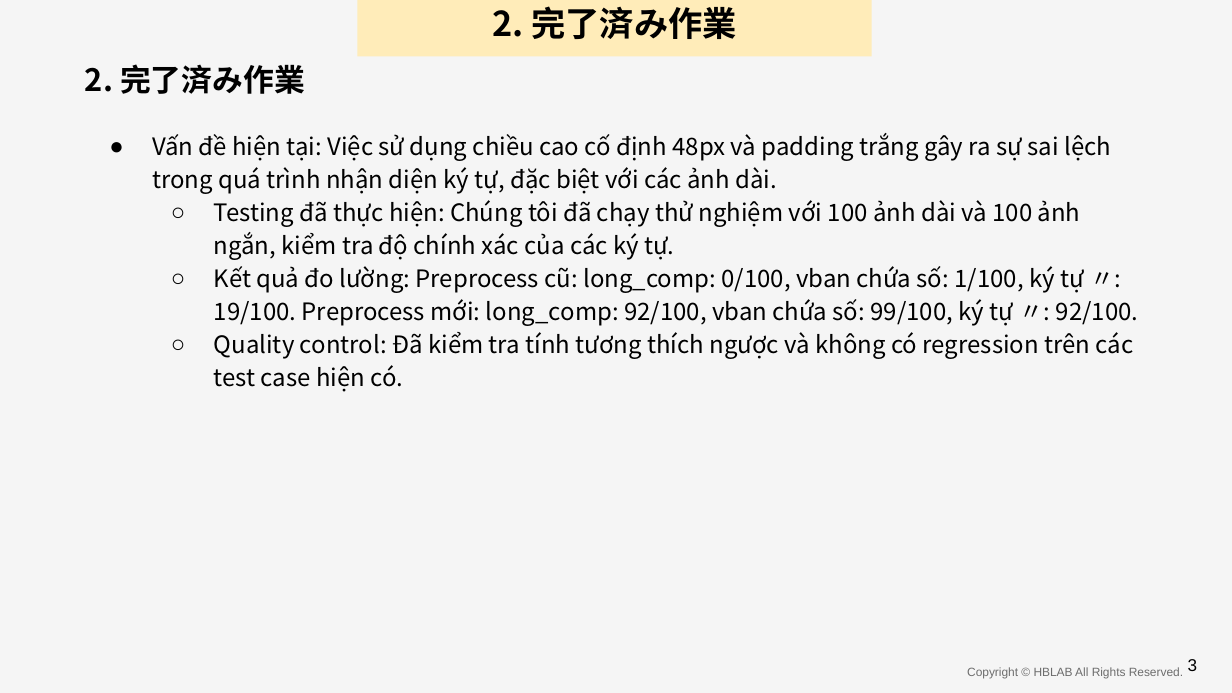
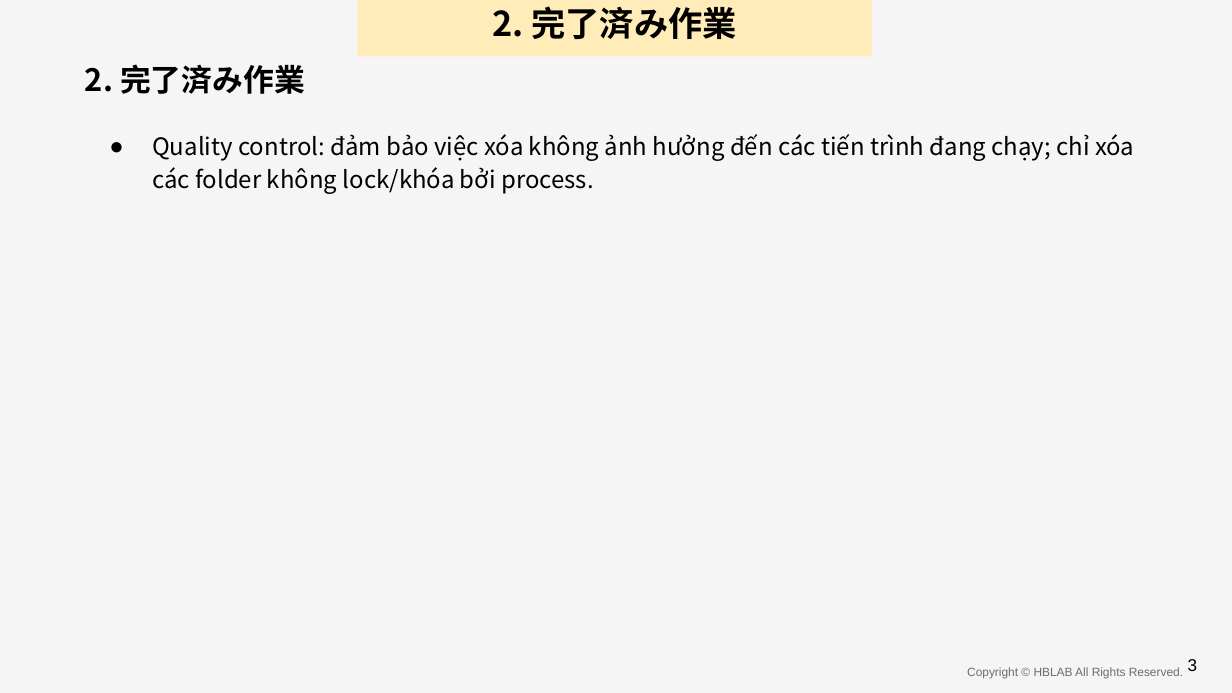
Before and after one commit to anhnvVNU/slide_maker, a slide deck: slide 19 of output/final_presentation.pptx. Drawn at 1232x693 pixels with LibreOffice and Linux fonts; fonts in the diff are those of the drawing; background and template pictures are left out. Boxes give left, top, right and bottom in pixels: in the first picture for what was removed or moved away, otherwise in the second. Text is boxed around its words. In the diff, an @@ line names an element or a change of style, - is before the commit and + after.

```diff
--- a/output/final_presentation.pptx
+++ b/output/final_presentation.pptx
@@ text at <box>152,134,1134,194</box>: text changed @@
-● Vấn đề hiện tại: Việc sử dụng chiều cao cố định 48px và padding trắng gây ra sự sai lệch trong quá trình nhận diện ký tự, đặc biệt với các ảnh dài.
-  ○ Testing đã thực hiện: Chúng tôi đã chạy thử nghiệm với 100 ảnh dài và 100 ảnh ngắn, kiểm tra độ chính xác của các ký tự.
-  ○ Kết quả đo lường: Preprocess cũ: long_comp: 0/100, vban chứa số: 1/100, ký tự 〃: 19/100. Preprocess mới: long_comp: 92/100, vban chứa số: 99/100, ký tự 〃: 92/100.
-  ○ Quality control: Đã kiểm tra tính tương thích ngược và không có regression trên các test case hiện có.
+● Quality control: đảm bảo việc xóa không ảnh hưởng đến các tiến trình đang chạy; chỉ xóa các folder không lock/khóa bởi process.
```
Also in this commit, not shown: 12 other slides changed, 2 slides added, 7 slides removed, 11 other files.
